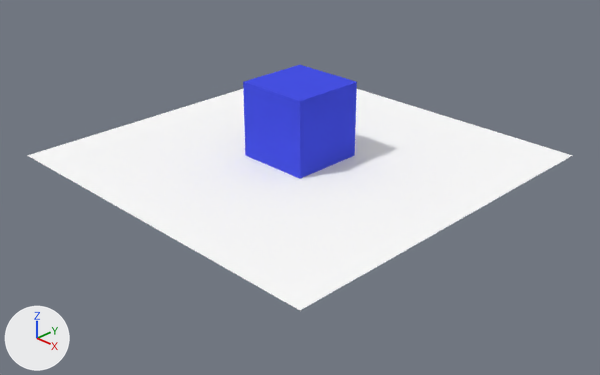
Two versions of the Blender file logic_object_scale/logic_object_scale.blend, one commit apart.
The view is the same before and after, from a 50 mm lens placed at (14.01, -14.01, 8.66), pointed at (0.53, -0.53, -0.56). Arrows for +X, +Y and +Z are at lower left; the lights stay in place.
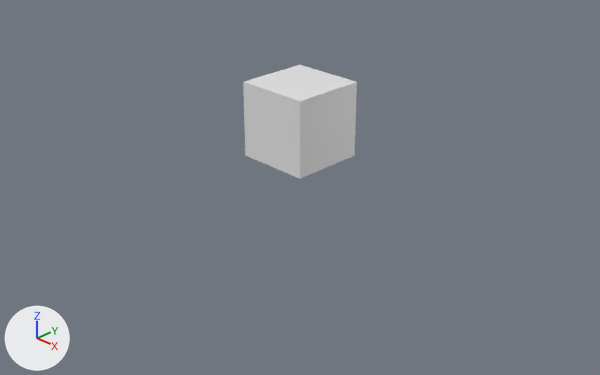
The newer file is also turned or shifted as a whole; pictures and numbers use the older file's frame.

What differs and where, as boxes (x1, y1, x2, y2) in the pictures (600 x 375 px):
'Plane', deleted
    before: (27, 89, 573, 310)
part 1 of me_cube, recoloured (blue to white)
    both: (243, 65, 357, 179)

The change in detail:
Material 'Material' (mat_material) is new.
Its base color is (0.8, 0.8, 0.8) (white #e7e7e7).
Its roughness is 0.4.
me_cube has 8 vertices, 6 faces and spans x -1.0..1.0, y -1.0..1.0, z -1.0..1.0.
me_cube is used by ob_cube; location (0.0, 0.0, 1.0).
me_cube part 1: 6 faces spanning x -1.0..1.0, y -1.0..1.0, z -1.0..1.0 switch from mat_cube (blue #4752e7) to mat_material (white #e7e7e7).
Object 'Plane' (ob_plane) is deleted.
